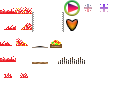
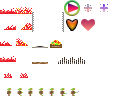
Layer changes from the first 136 × 112 image to the second:
added layer "Layer 3" above "Ellipse 1" over [7, 88, 79, 96]
painted on "Layer 2" over [81, 4, 108, 30]
added layer "Health" over [81, 19, 95, 31]
